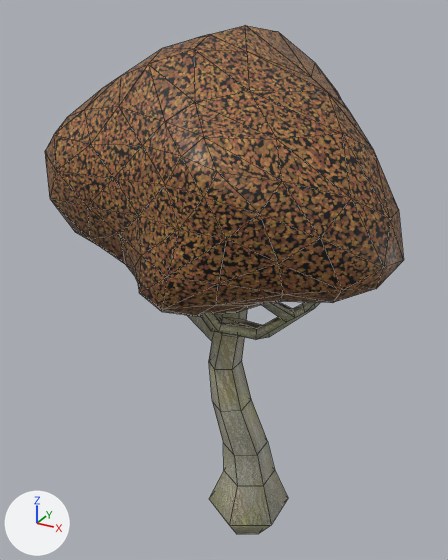
One commit to the FBX model res/models/tree.fbx: the scene before it, then after it.
The view is the same before and after, from a 50 mm camera at (14.0, -28.4, 28.2) aimed at (-2.1, 0.8, 13.6). Every picture has the same lights, and +X, +Y and +Z are marked at lower left. Mesh edges are drawn as thin lines.

In view in the first picture: 'Leaves', 'Trunk'.
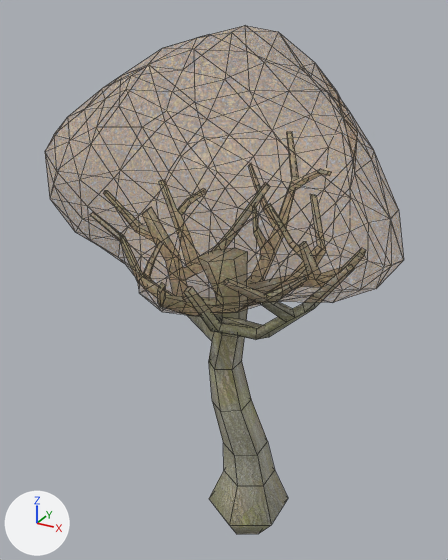
Pixel boxes (x1, y1, x2, y2) of what changed, in the pictures (448 x 560 px):
'Leaves', surface changed
    both: (45, 25, 404, 316)

What changed in the scene script:
```text
Change img_scatteredleaves001_1k_color_png:
    img_scatteredleaves001_1k_color_png: load_image('ScatteredLeaves001_1K_Color.png', '../textures/scatteredleaves001_1k_color.png', 1024, 1024, 'sRGB') -> load_image('ScatteredLeaves001_1K_Color.png', '../textures/scatteredleaves001_1k_color.png', 1024, 1024, 'Non-Color')
Change mat_leaves:
    add n3 = _N.new('ShaderNodeTexImage'); n3.name = 'Image Texture.001'
    add n3.image = img_scatteredleaves001_1k_color_png
    where n0 = _N.new('ShaderNodeBsdfPrincipled'); n0.name = 'Principled BSDF'
    add _L.new(n3.outputs[0], n0.inputs[4])  # 'Color' to 'Alpha'
```
